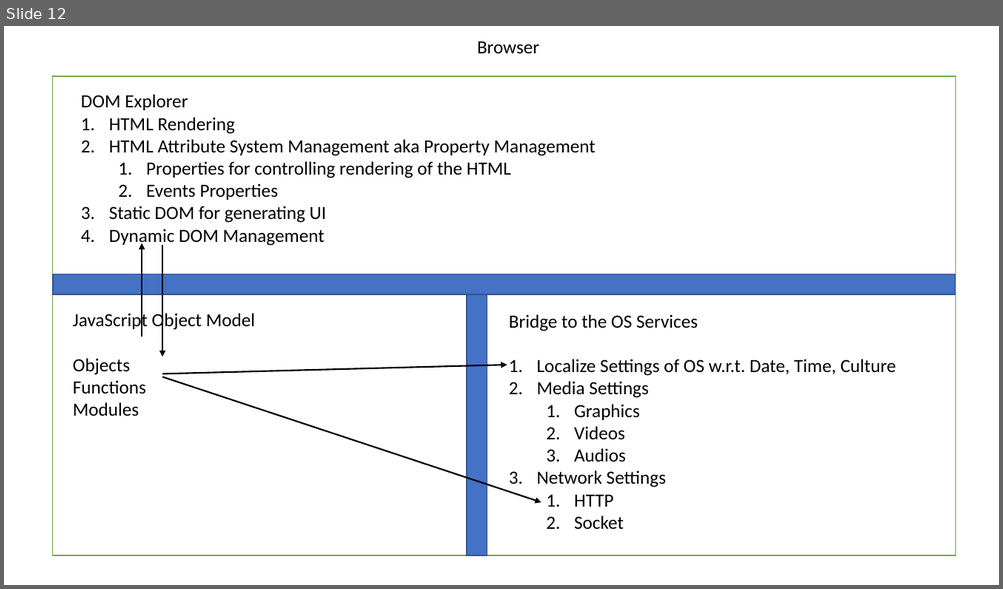
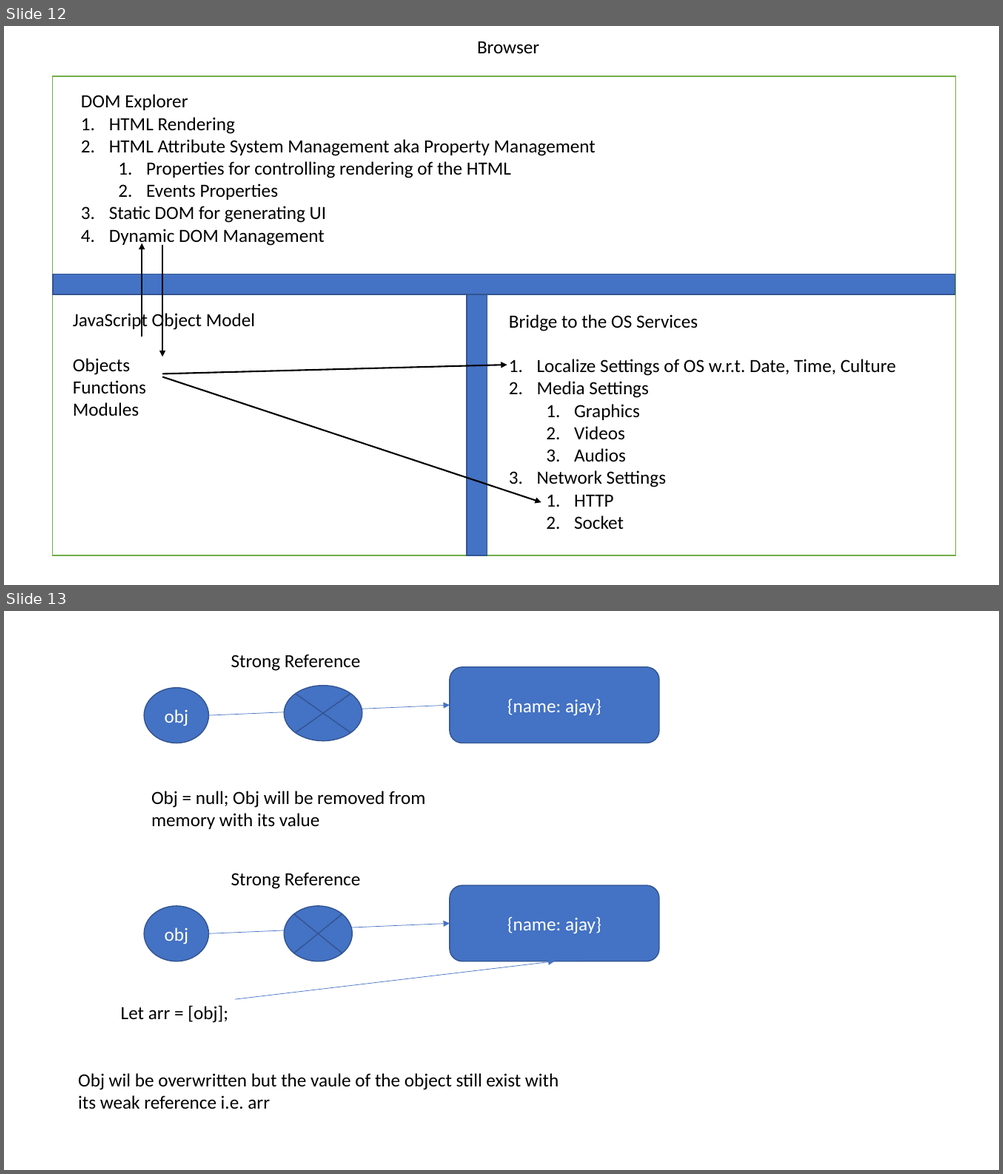
Before and after one commit to maheshsabnis/blazemarch2021, a slide deck: SpotPPTs.pptx. Shown one above the other, each under a label of ours: slide 12 before the commit, slides 12 and 13 after it. The pictures are 1003x589 and 1003x1174 pixels, drawn with LibreOffice and Linux fonts; fonts in the diff are those of the drawing. Boxes give left, top, right and bottom in pixels: in the first picture for what was removed or moved away, otherwise in the second. Text is boxed around its words. In the diff, an @@ line names an element or a change of style, - is before the commit and + after.

```diff
--- a/SpotPPTs.pptx
+++ b/SpotPPTs.pptx
@@ slide 13 added at box(4, 611, 999, 1170), background #FFFFFF @@
@@ text added at box(231, 654, 360, 671), 18 pt, text #000000 @@
+Strong Reference
@@ rounded rectangle added at box(449, 667, 659, 743), fill #4472C4, outline #325491 1 pt, 18 pt, text #FFFFFF @@
+{name: ajay}
@@ ellipse added at box(145, 688, 209, 743), fill #4472C4, outline #325491 1 pt, 18 pt, text #FFFFFF @@
+obj
@@ flow chart summing junction added at box(284, 686, 362, 741), fill #4472C4, outline #325491 1 pt @@
@@ arrow added from (208, 715) to (449, 705), #4472C4 0.5 pt @@
@@ text added at box(151, 791, 425, 829), 18 pt, text #000000 @@
+Obj = null; Obj will be removed from memory with its value
@@ text added at box(231, 872, 360, 889), 18 pt, text #000000 @@
+Strong Reference
@@ rounded rectangle added at box(449, 886, 659, 962), fill #4472C4, outline #325491 1 pt, 18 pt, text #FFFFFF @@
+{name: ajay}
@@ ellipse added at box(145, 906, 209, 962), fill #4472C4, outline #325491 1 pt, 18 pt, text #FFFFFF @@
+obj
@@ flow chart summing junction added at box(284, 906, 352, 962), fill #4472C4, outline #325491 1 pt @@
@@ arrow added from (208, 934) to (449, 923), #4472C4 0.5 pt @@
@@ arrow added from (236, 999) to (555, 962), #4472C4 0.5 pt @@
@@ text added at box(121, 1005, 228, 1023), 18 pt, text #000000 @@
+Let arr = [obj];
@@ text added at box(78, 1073, 558, 1110), 18 pt, text #000000 @@
+Obj wil be overwritten but the vaule of the object still exist with its weak reference i.e. arr
```
Also in this commit, not shown: 7 other slides added, 30 other files.
